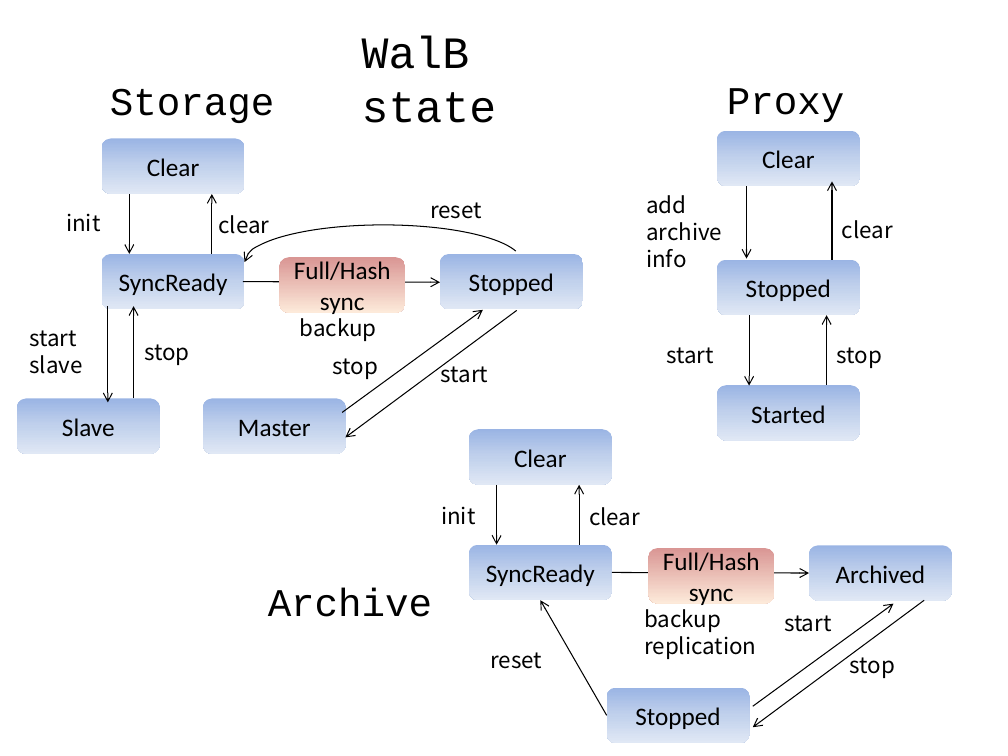
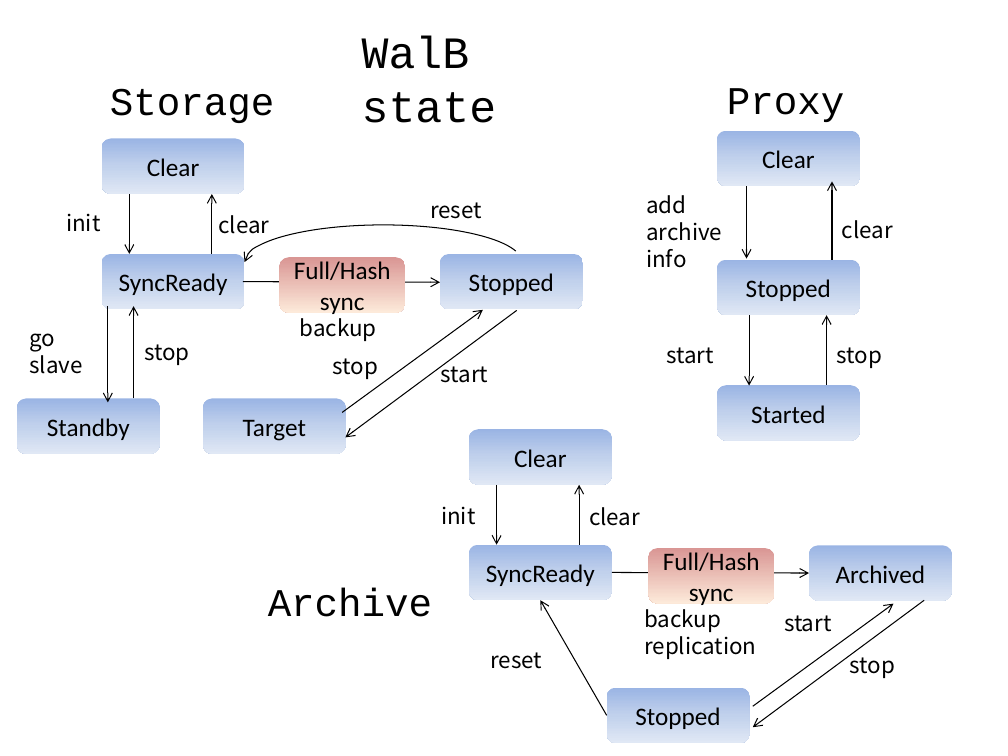
Before and after one commit to walb-linux/walb-tools, a slide deck: slide 1 of doc/state-cmd.pptx. Drawn at 1008x756 pixels with LibreOffice and Linux fonts; fonts in the diff are those of the drawing. Boxes give left, top, right and bottom in pixels: in the first picture for what was removed or moved away, otherwise in the second. Text is boxed around its words. In the diff, an @@ line names an element or a change of style, - is before the commit and + after.

Commit message:
rename master/slave in pptx

```diff
--- a/doc/state-cmd.pptx
+++ b/doc/state-cmd.pptx
@@ text at [29,333,55,352]: text changed @@
-start
+go
@@ text in rounded rectangle at [47,418,130,440]: text changed @@
-Slave
+Standby
@@ text in rounded rectangle at [243,419,306,441]: text changed @@
-Master
+Target
```
